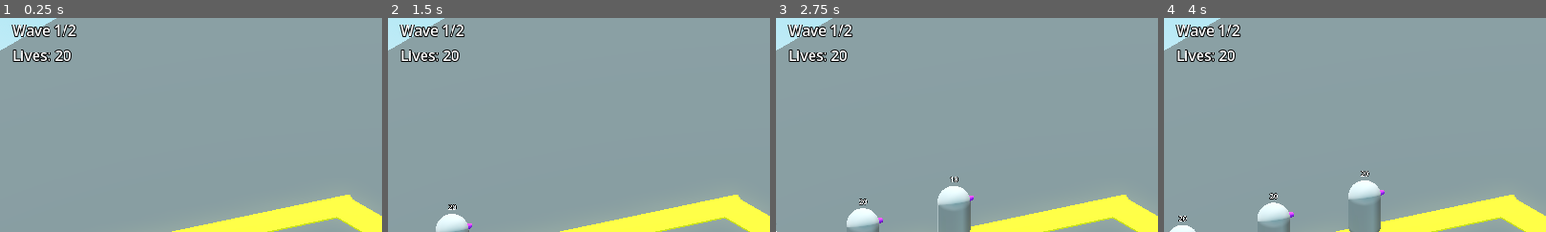
Above: before the commit, frames 1-4 (left to right).
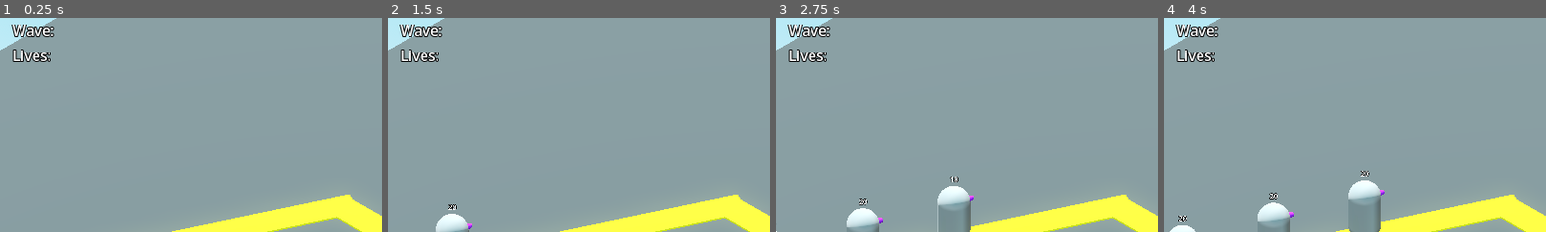
Above: after the commit, the same moments.

Repository: mathiasscherer2007/tower-defense
Game: Godot game, scene res://Scenes/main.tscn
Two runs of this game, one before a commit and one after it. Both use one fixed random seed, a clock stepped at 60 frames per second and the inputs below.
Inputs:
- Up to frame 1 (0.25 s): no input
- Up to frame 2 (1.5 s): tap Enter at 0.5 s
- Up to frame 3 (2.75 s): no input
- Up to frame 4 (4 s): no input
The pictures show only the part of the screen within x 0-50%, y 0-50%; the shares and areas given below are measured in that part.

The runs differ from the first frame. In frame 1, 0.5% of the frame differs, in the area x 13-21%, y 3-21%; in frame 2, 0.5%; in frame 3, 0.5%; in frame 4, 0.5%.
Error after the commit: Invalid access to property or key 'total_waves' on a base object of type 'Node3D (Level)'. (res://Scripts/main.gd:8)

Commit message:
Isolated wave handling logic and signals

Diff:
--- a/Scenes/Levels/test/test1.tscn
+++ b/Scenes/Levels/test/test1.tscn
@@ -3,6 +3,7 @@
 [ext_resource type="PackedScene" uid="uid://b4otkkg0v2n1g" path="res://Scenes/Levels/level.tscn" id="1_7joup"]
 [ext_resource type="PackedScene" uid="uid://dsd6jkwa7ae8g" path="res://Scenes/Towers/test/testbasic.tscn" id="2_y5gs5"]
 [ext_resource type="Material" uid="uid://cn6sc210jlp0i" path="res://Scenes/Levels/test/path_material.tres" id="3_u46i1"]
+[ext_resource type="Script" uid="uid://deofo65uidnb8" path="res://Scripts/Levels/wave_handler.gd" id="4_4faxc"]
 
 [sub_resource type="ProceduralSkyMaterial" id="ProceduralSkyMaterial_7joup"]
 sky_top_color = Color(0.50980395, 0.79607844, 0.8980392, 1)
@@ -83,3 +84,6 @@
 transform = Transform3D(-4.3711392e-08, 0, 1.0000001, 0, 1, 0, -1.0000001, 0, -4.3711392e-08, 2.5851102, -0.4499492, -0.011767387)
 material_override = ExtResource("3_u46i1")
 size = Vector3(1, 1, 5.139489)
+
+[node name="WaveHandler" type="Node3D" parent="." index="7" unique_id=649463484]
+script = ExtResource("4_4faxc")
--- a/Scripts/Levels/level.gd
+++ b/Scripts/Levels/level.gd
@@ -12,26 +12,11 @@
 @export var entity_scale: Vector3 = Vector3(1, 1, 1)
 @export var speed_scale: float = 1
 @export_group("")
-@export var waves: Array = [
-	[
-		SubWave.new(0, 1000, 3, load("res://Scenes/Enemies/test/testbasic1.tscn")),
-		SubWave.new(3000, 3000, 5, load("res://Scenes/Enemies/test/testbasic1.tscn"))
-	],
-	[
-		SubWave.new(500, 600, 10, load("res://Scenes/Enemies/test/testbasic1.tscn"))
-	]
-]
-
-var wave_counter = 0:
-	set(value):
-		wave_counter = value
-var wave_enemy_counter = 0
 
 var camera_shake_noise: FastNoiseLite = FastNoiseLite.new()
-var spawning: bool = false
-var total_waves: int
 
 @onready var enemy_handler = $EnemyHandler
+@onready var wave_handler = $WaveHandler
 @onready var player = $Player
 @onready var camera = $Camera3D
 
@@ -39,51 +24,27 @@
 func _ready() -> void:
 	enemy_handler.enemy_exit.connect(player._on_enemy_exit)
 	enemy_handler.enemy_exit.connect(_on_enemy_exit)
-	enemy_handler.enemy_death.connect(_on_enemy_death)
+
+	enemy_handler.enemy_death.connect(wave_handler._on_enemy_death)
+	enemy_handler.enemy_exit.connect(wave_handler._on_enemy_exit)
+
+	wave_handler.wave_change.connect(_on_wave_change)
 
 	player.health_change.connect(_on_player_health_change)
 
-	total_waves = len(waves)
+	var current_wave = wave_handler.wave_counter + 1
 
-	wave_change.emit(wave_counter+1, total_waves)
-
-	load_wave()
-
-
-func load_wave() -> void:
-	for subwave: SubWave in waves[wave_counter]:
-		var start_timer = get_tree().create_timer(subwave.delay_wave/1000.0)
-		var callable = load_subwave.bind(subwave.delay_enemies, subwave.amount, subwave.enemy)
-		start_timer.timeout.connect(callable)
-
-
-func load_subwave(delay_enemies: int, amount: int, enemy: PackedScene) -> void:
-	wave_enemy_counter += amount
-	for i in range(amount):
-		spawn_enemy(enemy)
-		if i < amount - 1:
-			await get_tree().create_timer(delay_enemies/1000.0).timeout
-
-
-func spawn_enemy(enemy: PackedScene) -> void:
-	var path_follow = PathFollow3D.new()
-	var enemy_instance = enemy.instantiate()
-	enemy_instance.setup(path_follow)
-	path_follow.add_child(enemy_instance)
-	enemy_handler.add_child(path_follow)
-
-
-func _on_enemy_death(_data: Dictionary) -> void:
-	wave_enemy_counter -= 1
-	check_wave_end()
+	wave_change.emit(current_wave, wave_handler.get_total_waves())
+	wave_handler.load_wave()
 
 
 func _on_enemy_exit(data: Dictionary) -> void:
-	wave_enemy_counter -= 1
-	check_wave_end()
-
 	var camera_tween = get_tree().create_tween()
 	camera_tween.tween_method(shake_camera, 0.5*data.get("lives"), 0.0, 0.2)
+
+
+func _on_wave_change(new_wave: int, total_waves: int) -> void:
+	wave_change.emit(new_wave, total_waves)
 
 
 func shake_camera(intensity: float) -> void:
@@ -92,13 +53,5 @@
 	camera.v_offset = camera_offset/7
 
 
-func check_wave_end() -> void:
-	if wave_enemy_counter == 0 && total_waves > wave_counter+1:
-		await get_tree().create_timer(5).timeout
-		wave_counter += 1
-		wave_change.emit(wave_counter+1, total_waves)
-		load_wave()
-
-
 func _on_player_health_change(new_health: int) -> void:
 	health_change.emit(new_health)
--- /dev/null
+++ b/Scripts/Levels/wave_handler.gd
@@ -0,0 +1,64 @@
+extends Node3D
+
+signal wave_change(new_wave: int, total_waves: int)
+
+@export var waves: Array = [
+	[
+		SubWave.new(0, 1000, 3, load("res://Scenes/Enemies/test/testbasic1.tscn")),
+		SubWave.new(3000, 3000, 5, load("res://Scenes/Enemies/test/testbasic1.tscn"))
+	],
+	[
+		SubWave.new(500, 600, 10, load("res://Scenes/Enemies/test/testbasic1.tscn"))
+	]
+]
+
+var wave_counter: int = 0:
+	set(value):
+		wave_counter = value
+	get():
+		return wave_counter
+var wave_enemy_counter: int = 0
+
+func load_wave() -> void:
+	for subwave: SubWave in waves[wave_counter]:
+		var start_timer = get_tree().create_timer(subwave.delay_wave/1000.0)
+		var callable = load_subwave.bind(subwave.delay_enemies, subwave.amount, subwave.enemy)
+		start_timer.timeout.connect(callable)
+
+
+func load_subwave(delay_enemies: int, amount: int, enemy: PackedScene) -> void:
+	wave_enemy_counter += amount
+	for i in range(amount):
+		spawn_enemy(enemy)
+		if i < amount - 1:
+			await get_tree().create_timer(delay_enemies/1000.0).timeout
+
+
+func spawn_enemy(enemy: PackedScene) -> void:
+	var path_follow = PathFollow3D.new()
+	var enemy_instance = enemy.instantiate()
+	enemy_instance.setup(path_follow)
+	path_follow.add_child(enemy_instance)
+	get_parent().enemy_handler.add_child(path_follow)
+
+
+func _on_enemy_death(_data: Dictionary) -> void:
+	wave_enemy_counter -= 1
+	check_wave_end()
+
+
+func check_wave_end() -> void:
+	if wave_enemy_counter == 0 && len(waves) > wave_counter+1:
+		await get_tree().create_timer(5).timeout
+		wave_counter += 1
+		wave_change.emit(wave_counter+1, len(waves))
+		load_wave()
+
+
+func _on_enemy_exit(_data: Dictionary) -> void:
+	wave_enemy_counter -= 1
+	check_wave_end()
+
+
+func get_total_waves() -> int:
+	return len(waves)
Not shown, added: Scripts/Levels/wave_handler.gd.uid
